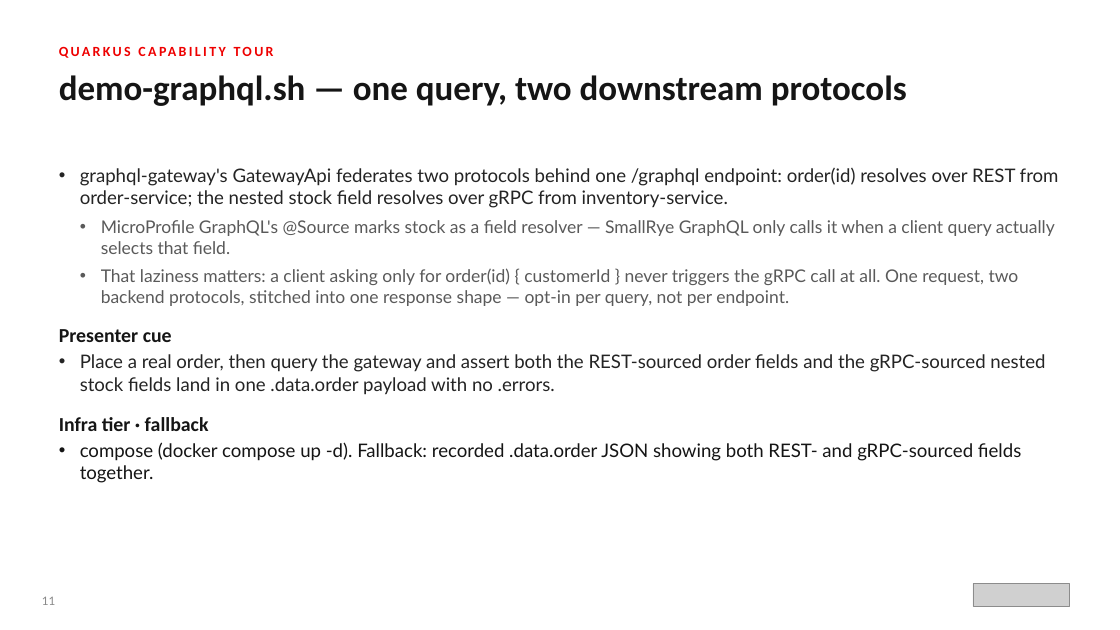
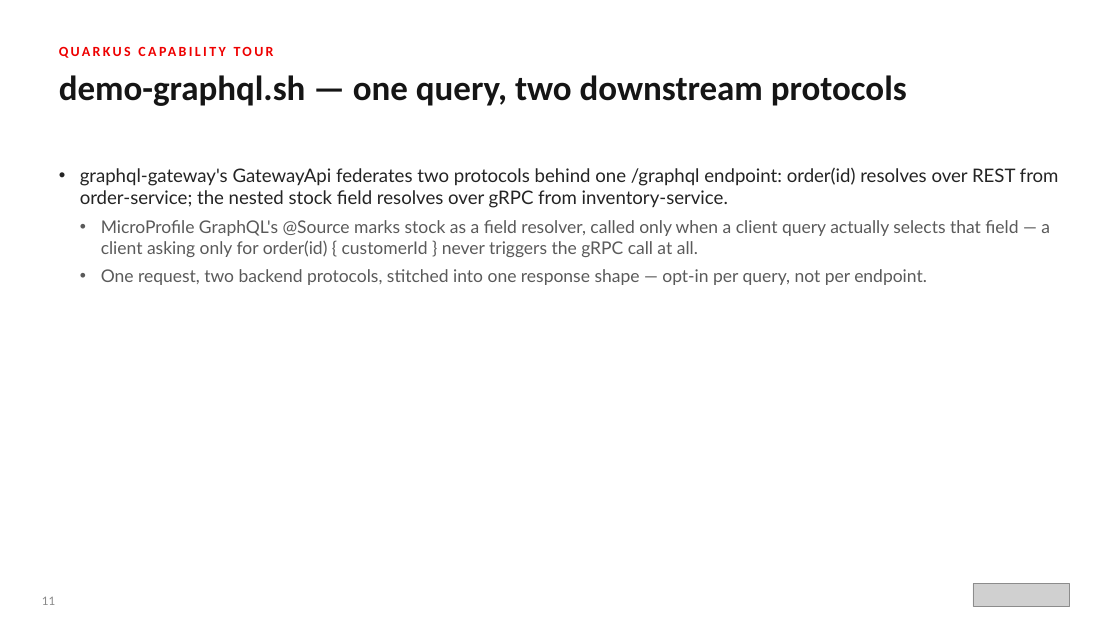
Before and after one commit to patterncatalyst/datamesh-reference-arch-quarkus, a slide deck: slide 12 of presentation/datamesh-201/Datamesh-201-Quarkus-r1.0.pptx. Drawn at 1120x630 pixels with LibreOffice and Linux fonts; fonts in the diff are those of the drawing; grey boxes stand for pictures. Boxes give left, top, right and bottom in pixels: in the first picture for what was removed or moved away, otherwise in the second. Text is boxed around its words. In the diff, an @@ line names an element or a change of style, - is before the commit and + after.

```diff
--- a/presentation/datamesh-201/Datamesh-201-Quarkus-r1.0.pptx
+++ b/presentation/datamesh-201/Datamesh-201-Quarkus-r1.0.pptx
@@ text at bbox=[101, 220, 1050, 285]: text changed @@
-  • MicroProfile GraphQL's @Source marks stock as a field resolver — SmallRye GraphQL only calls it when a client query actually selects that field.
-  • That laziness matters: a client asking only for order(id) { customerId } never triggers the gRPC call at all. One request, two backend protocols, stitched into one response shape — opt-in per query, not per endpoint.
-Presenter cue
-• Place a real order, then query the gateway and assert both the REST-sourced order fields and the gRPC-sourced nested stock fields land in one .data.order payload with no .errors.
-Infra tier · fallback
-• compose (docker compose up -d). Fallback: recorded .data.order JSON showing both REST- and gRPC-sourced fields together.
+  • MicroProfile GraphQL's @Source marks stock as a field resolver, called only when a client query actually selects that field — a client asking only for order(id) { customerId } never triggers the gRPC call at all.
+  • One request, two backend protocols, stitched into one response shape — opt-in per query, not per endpoint.
```
Also in this commit, not shown: 70 other slides changed, 1 slide added, 5 other files.
